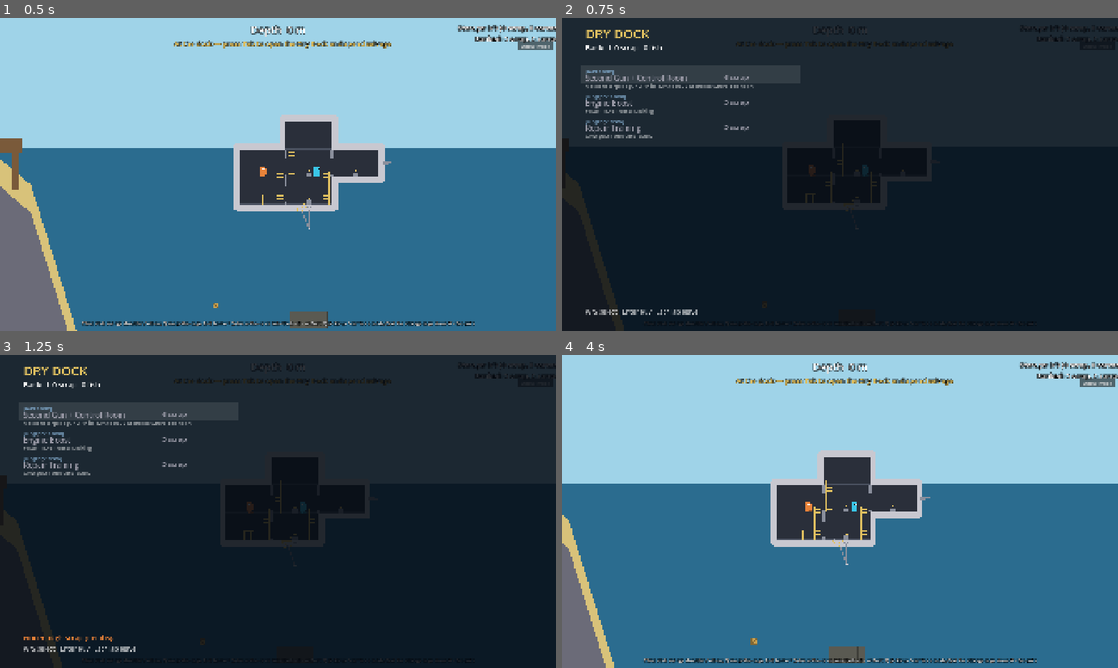
Above: before the commit, frames 1-4 (two rows, left to right).
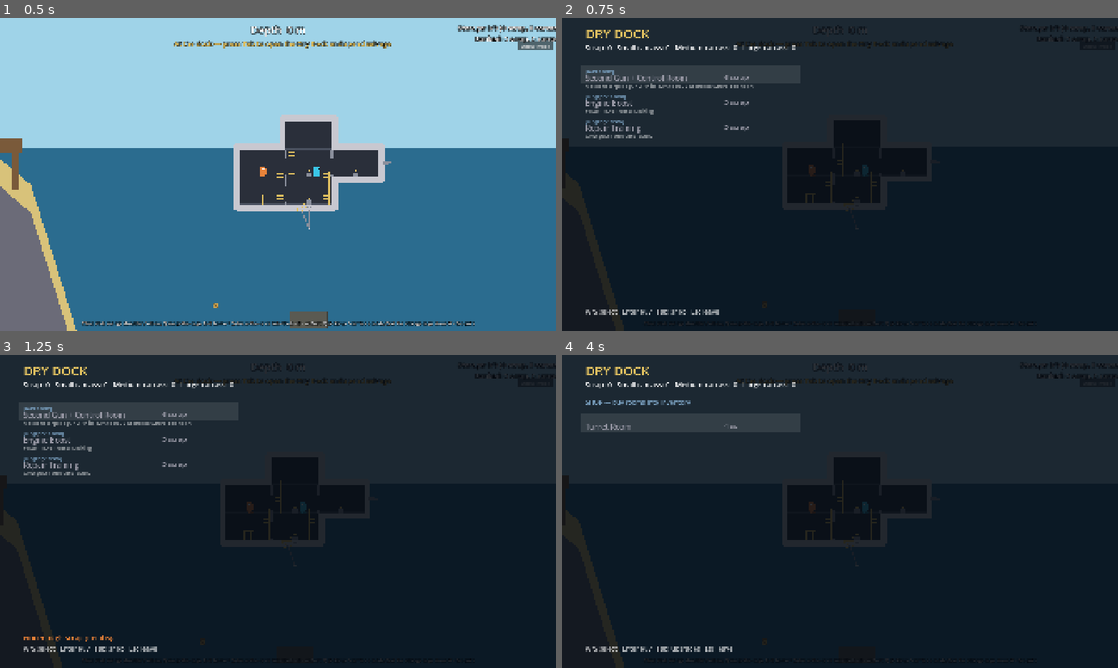
Above: after the commit, the same moments.

Repository: SnirNehemia/deeper
Game: Godot game, scene res://scenes/world.tscn
The game is run twice, just before and just after one commit, with the same random seed, the same clock (stepped at 60 frames per second) and the same inputs.
Inputs:
- Up to frame 1 (0.5 s): no input
- Up to frame 2 (0.75 s): tap Enter at 0.5 s; hold D from 0.53 s (still down); tap Tab at 0.6 s
- Up to frame 3 (1.25 s): keep holding D; tap Space at 0.77, 1.07 s; tap Enter at 0.8 s
- Up to frame 4 (4 s): tap Space at 1.25, 1.52, 1.82, 2.75, 3.02, 3.05, 3.32, 3.6, 3.77 s; tap Enter at 1.35, 2, 3.5 s; tap Keypad Enter at 1.55, 2.1 s; release D at 2.03 s; hold A 2.03-2.78 s; tap E at 2.3, 2.85 s; hold D from 2.78 s (still down); tap Tab at 3.8 s

Frame 1 is identical in both runs. In frame 2, 0.4% of the frame differs, in the area x 4-42%, y 8-95%; in frame 3, 0.4%; in frame 4, 100%, in the area x 0-100%, y 0-100%.

Commit message:
M4-7c step 1: dry-dock Shop tab — wallet display + buy rooms into inventory

Diff:
--- a/scripts/ui/dry_dock.gd
+++ b/scripts/ui/dry_dock.gd
@@ -17,20 +17,23 @@
 
 signal closed(changed: bool)
 
-enum Mode { LIST, PLACEMENT }
+enum Mode { LIST, PLACEMENT, SHOP }
 
 var _mode: Mode = Mode.LIST
 var _index: int = 0
+var _shop_index: int = 0
 var _slot: SubLoadout.Slot = SubLoadout.Slot.STERN
 var _changed: bool = false
 var _note: String = ""
 var _entries: Array = []
+var _shop_entries: Array = []
 var _view: _View
 
 func _ready() -> void:
 	layer = 20
 	process_mode = Node.PROCESS_MODE_ALWAYS
 	_entries = SubLoadout.catalog()
+	_shop_entries = ModuleCatalog.purchasable_rooms()
 	get_tree().paused = true
 
 	var bg := ColorRect.new()
@@ -51,10 +54,13 @@
 		return
 	get_viewport().set_input_as_handled()
 	_note = ""
-	if _mode == Mode.LIST:
-		_list_key(key.physical_keycode)
-	else:
-		_placement_key(key.physical_keycode)
+	match _mode:
+		Mode.LIST:
+			_list_key(key.physical_keycode)
+		Mode.SHOP:
+			_shop_key(key.physical_keycode)
+		Mode.PLACEMENT:
+			_placement_key(key.physical_keycode)
 	_view.queue_redraw()
 
 func _list_key(code: int) -> void:
@@ -65,7 +71,25 @@
 			_index = wrapi(_index + 1, 0, _entries.size())
 		KEY_ENTER, KEY_KP_ENTER, KEY_SPACE:
 			_try_buy(_entries[_index])
-		KEY_ESCAPE, KEY_TAB:
+		KEY_TAB:
+			_mode = Mode.SHOP
+		KEY_ESCAPE:
+			_close()
+
+func _shop_key(code: int) -> void:
+	match code:
+		KEY_UP, KEY_W:
+			if not _shop_entries.is_empty():
+				_shop_index = wrapi(_shop_index - 1, 0, _shop_entries.size())
+		KEY_DOWN, KEY_S:
+			if not _shop_entries.is_empty():
+				_shop_index = wrapi(_shop_index + 1, 0, _shop_entries.size())
+		KEY_ENTER, KEY_KP_ENTER, KEY_SPACE:
+			if not _shop_entries.is_empty():
+				_try_buy_room(_shop_entries[_shop_index])
+		KEY_TAB:
+			_mode = Mode.LIST
+		KEY_ESCAPE:
 			_close()
 
 func _placement_key(code: int) -> void:
@@ -98,6 +122,21 @@
 		_changed = true
 		_note = "%s installed!" % entry["label"]
 
+func _try_buy_room(def: ModuleDef) -> void:
+	var cost := def.cost_bundle()
+	if not SaveData.can_afford_cost(cost):
+		_note = "Not enough resources (need %s)." % _cost_string(cost)
+		return
+	if SaveData.buy_room(def.id):
+		_changed = true
+		_note = "%s bought into inventory!" % def.display_name
+
+static func _cost_string(cost: Dictionary) -> String:
+	var parts: Array[String] = []
+	for code in cost:
+		parts.append("%d %s" % [int(cost[code]), code])
+	return ", ".join(parts)
+
 func _close() -> void:
 	get_tree().paused = false
 	closed.emit(_changed)
@@ -116,20 +155,31 @@
 		f.draw_string(get_canvas_item(), Vector2(80, 70), "DRY DOCK",
 			HORIZONTAL_ALIGNMENT_LEFT, -1, 44, Color("e0c060"))
 		f.draw_string(get_canvas_item(), Vector2(80, 110),
-			"Banked: %d scrap   %d fish" % [SaveData.banked_scrap, SaveData.banked_fish],
+			"Scrap: %d   Small carcass: %d   Medium carcass: %d   Large carcass: %d" % [
+				SaveData.banked_scrap, SaveData.banked_fish,
+				SaveData.banked_med_carcass, SaveData.banked_large_carcass],
 			HORIZONTAL_ALIGNMENT_LEFT, -1, 24, Color.WHITE)
 
-		if dock._mode == DryDock.Mode.PLACEMENT:
-			_draw_placement(f)
-		else:
-			_draw_list(f)
+		match dock._mode:
+			DryDock.Mode.PLACEMENT:
+				_draw_placement(f)
+			DryDock.Mode.SHOP:
+				_draw_shop(f)
+			_:
+				_draw_list(f)
 
 		# Footer note + controls.
 		if dock._note != "":
 			f.draw_string(get_canvas_item(), Vector2(80, size.y - 96), dock._note,
 				HORIZONTAL_ALIGNMENT_LEFT, -1, 24, Color("ff8c3a"))
-		var hint := "W/S select   Enter buy   Esc/Tab leave" if dock._mode == DryDock.Mode.LIST \
-			else "A/D pick the end   Enter confirm   Esc back"
+		var hint := ""
+		match dock._mode:
+			DryDock.Mode.LIST:
+				hint = "W/S select   Enter buy   Tab: shop   Esc leave"
+			DryDock.Mode.SHOP:
+				hint = "W/S select   Enter buy   Tab: upgrades   Esc leave"
+			_:
+				hint = "A/D pick the end   Enter confirm   Esc back"
 		f.draw_string(get_canvas_item(), Vector2(80, size.y - 60), hint,
 			HORIZONTAL_ALIGNMENT_LEFT, -1, 22, Color(1, 1, 1, 0.7))
 
@@ -159,6 +209,32 @@
 				HORIZONTAL_ALIGNMENT_LEFT, -1, 17, Color(1, 1, 1, 0.55))
 			y += 86.0
 
+	func _draw_shop(f: Font) -> void:
+		f.draw_string(get_canvas_item(), Vector2(80, 170), "SHOP — buy rooms into inventory",
+			HORIZONTAL_ALIGNMENT_LEFT, -1, 22, Color("7aa0c0"))
+		var y := 230.0
+		if dock._shop_entries.is_empty():
+			f.draw_string(get_canvas_item(), Vector2(80, y), "Nothing for sale yet.",
+				HORIZONTAL_ALIGNMENT_LEFT, -1, 22, Color(1, 1, 1, 0.6))
+			return
+		for i in dock._shop_entries.size():
+			var def: ModuleDef = dock._shop_entries[i]
+			var cost := def.cost_bundle()
+			var afford: bool = SaveData.can_afford_cost(cost)
+			var owned: int = int(SaveData.layout.inventory.get(def.id, 0))
+			var selected := i == dock._shop_index
+			if selected:
+				draw_rect(Rect2(64, y - 30, 760, 64), Color(1, 1, 1, 0.10))
+			var name_col := Color.WHITE if afford else Color(0.6, 0.6, 0.65)
+			f.draw_string(get_canvas_item(), Vector2(80, y + 26), def.display_name,
+				HORIZONTAL_ALIGNMENT_LEFT, -1, 26, name_col)
+			f.draw_string(get_canvas_item(), Vector2(560, y + 22), DryDock._cost_string(cost),
+				HORIZONTAL_ALIGNMENT_LEFT, -1, 24, name_col)
+			if owned > 0:
+				f.draw_string(get_canvas_item(), Vector2(80, y + 50), "In inventory: %d" % owned,
+					HORIZONTAL_ALIGNMENT_LEFT, -1, 17, Color(1, 1, 1, 0.55))
+			y += 86.0
+
 	func _draw_placement(f: Font) -> void:
 		f.draw_string(get_canvas_item(), Vector2(80, 190),
 			"SUBMARINE DESIGN  —  choose where the gun room bolts on:",
--- /dev/null
+++ b/tests/test_dock_shop_ui.gd
@@ -0,0 +1,69 @@
+extends Node
+
+## Headless test for the M4-7c dry-dock Shop tab (rooms into inventory + the
+## wallet display state). Drives the same key handlers the player uses; the
+## actual spend/price logic lives in SaveData/ModuleCatalog and is already
+## covered by test_shop — this only checks the menu wiring.
+##
+## Run: godot --headless res://tests/test_dock_shop_ui.tscn
+
+var _failures := 0
+
+func _ready() -> void:
+	process_mode = Node.PROCESS_MODE_ALWAYS
+	SaveData.reset_for_test()
+
+	var dock := DryDock.new()
+	add_child(dock)
+
+	_check(dock._mode == DryDock.Mode.LIST, "the dock opens on the Upgrades list")
+
+	# Tab switches to the Shop tab and back.
+	dock._list_key(KEY_TAB)
+	_check(dock._mode == DryDock.Mode.SHOP, "Tab from the Upgrades list opens the Shop")
+	_check(not dock._shop_entries.is_empty(), "the shop lists at least one purchasable room")
+
+	# Buying with too little money is refused.
+	SaveData.banked_scrap = 0
+	dock._shop_key(KEY_ENTER)
+	_check(SaveData.layout.inventory.is_empty(), "buying with no scrap adds nothing to inventory")
+	_check(dock._note != "", "an affordability note is shown")
+
+	# Buying with enough money adds it to inventory and spends the wallet.
+	var def: ModuleDef = dock._shop_entries[dock._shop_index]
+	var cost := def.cost_bundle()
+	SaveData.banked_scrap = 100
+	SaveData.banked_fish = 100
+	SaveData.banked_med_carcass = 100
+	SaveData.banked_large_carcass = 100
+	var scrap_before := SaveData.banked_scrap
+	dock._shop_key(KEY_ENTER)
+	_check(SaveData.layout.inventory.get(def.id, 0) == 1,
+		"buying an affordable room adds it to inventory")
+	_check(SaveData.banked_scrap == scrap_before - int(cost.get("sc", 0)),
+		"buying the room spent the scrap portion of its cost")
+
+	# Tab returns to the Upgrades list.
+	dock._shop_key(KEY_TAB)
+	_check(dock._mode == DryDock.Mode.LIST, "Tab from the Shop returns to the Upgrades list")
+
+	# Esc closes from either tab.
+	dock._shop_key(KEY_TAB)  # back to Shop
+	dock._shop_key(KEY_ESCAPE)
+	await get_tree().process_frame
+	_check(not get_tree().paused, "Esc from the Shop unpauses and closes the dock")
+
+	SaveData.reset_for_test()
+	if _failures == 0:
+		print("DOCK SHOP UI TESTS PASSED")
+		get_tree().quit(0)
+	else:
+		push_error("DOCK SHOP UI TESTS FAILED: %d failing check(s)" % _failures)
+		get_tree().quit(1)
+
+func _check(cond: bool, msg: String) -> void:
+	if cond:
+		print("  ok:   ", msg)
+	else:
+		push_error("  FAIL: " + msg)
+		_failures += 1
--- /dev/null
+++ b/tests/test_dock_shop_ui.tscn
@@ -0,0 +1,6 @@
+[gd_scene load_steps=2 format=3 uid="uid://c8q3shop2u"]
+
+[ext_resource type="Script" path="res://tests/test_dock_shop_ui.gd" id="1_shopui"]
+
+[node name="TestDockShopUI" type="Node"]
+script = ExtResource("1_shopui")
